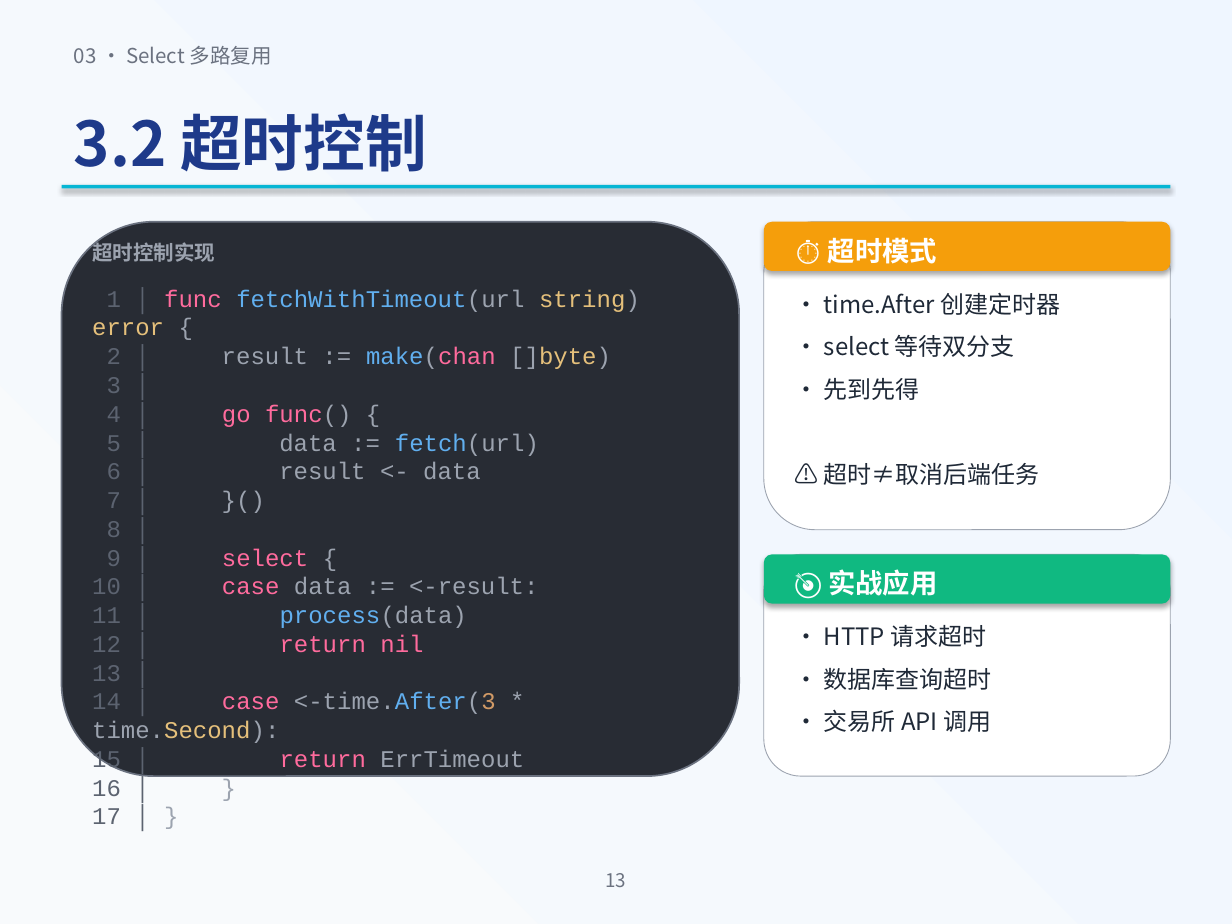
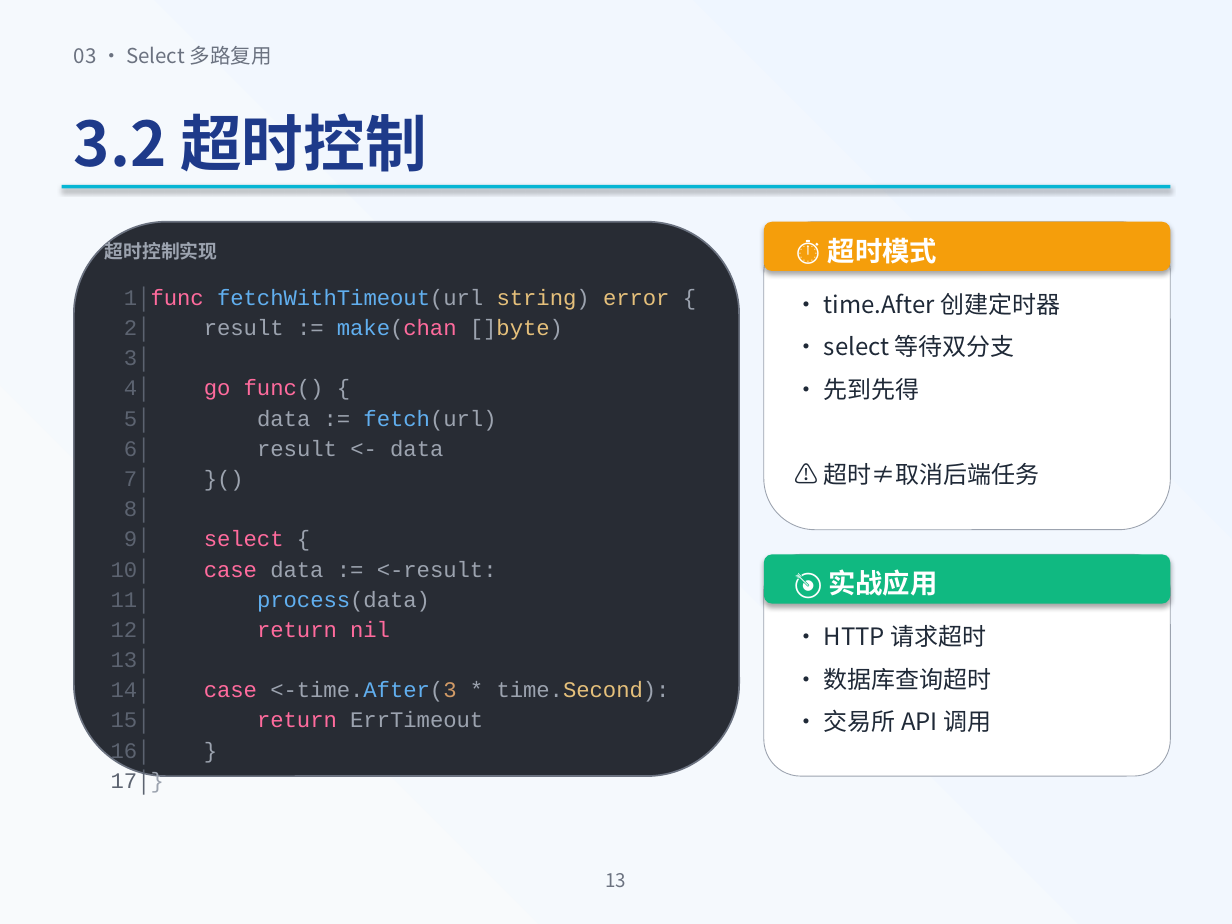
Before and after one commit to baiwangea/go-study, a slide deck: slide 11 of 03-go-concurrency/Go并发编程课程.pptx. Drawn at 1232x924 pixels with LibreOffice and Linux fonts; fonts in the diff are those of the drawing. Boxes give left, top, right and bottom in pixels: in the first picture for what was removed or moved away, otherwise in the second. Text is boxed around its words. In the diff, an @@ line names an element or a change of style, - is before the commit and + after.

```diff
--- a/03-go-concurrency/Go并发编程课程.pptx
+++ b/03-go-concurrency/Go并发编程课程.pptx
@@ rounded rectangle: place and size @@
-rounded rectangle at [62, 222, 739, 776]
+rounded rectangle at [74, 222, 739, 776]
@@ text "超时控制实现": place and size @@
-text "超时控制实现" at [92, 240, 215, 262]
+text "超时控制实现" at [104, 239, 217, 260]
@@ text "超时控制实现" at [104, 239, 217, 260]: size 12 to 11 pt @@
@@ text at [111, 289, 670, 764]: text changed; size 14 to 13 pt @@
-1 │ func fetchWithTimeout(url string) error {
-2 │ result := make(chan []byte)
-3 │
-4 │ go func() {
-5 │ data := fetch(url)
-6 │ result <- data
-7 │ }()
-8 │
-9 │ select {
-10 │ case data := <-result:
-11 │ process(data)
-12 │ return nil
-13 │
-14 │ case <-time.After(3 * time.Second):
-15 │ return ErrTimeout
-16 │ }
-17 │ }
+1│func fetchWithTimeout(url string) error {
+2│ result := make(chan []byte)
+3│
+4│ go func() {
+5│ data := fetch(url)
+6│ result <- data
+7│ }()
+8│
+9│ select {
+10│ case data := <-result:
+11│ process(data)
+12│ return nil
+13│
+14│ case <-time.After(3 * time.Second):
+15│ return ErrTimeout
+16│ }
+17│}
```
Also in this commit, not shown: 15 other slides changed, 1 other file.
